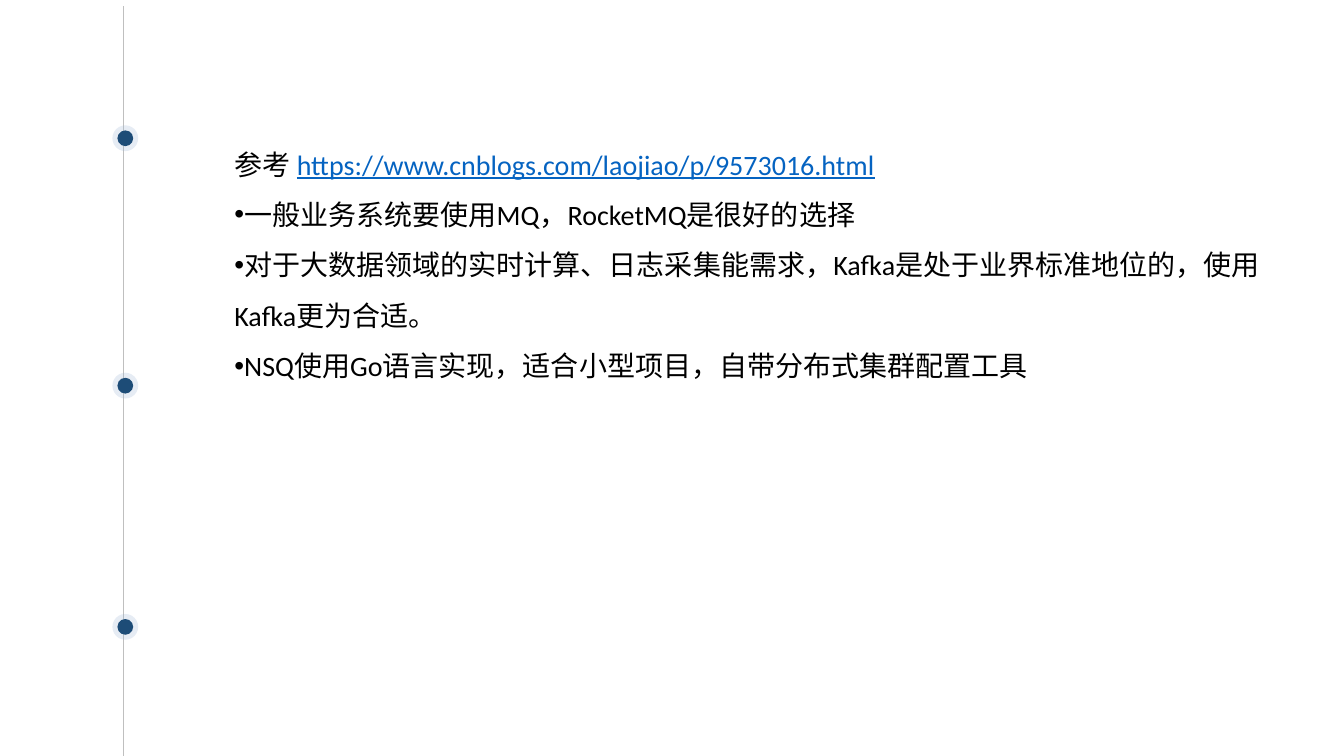
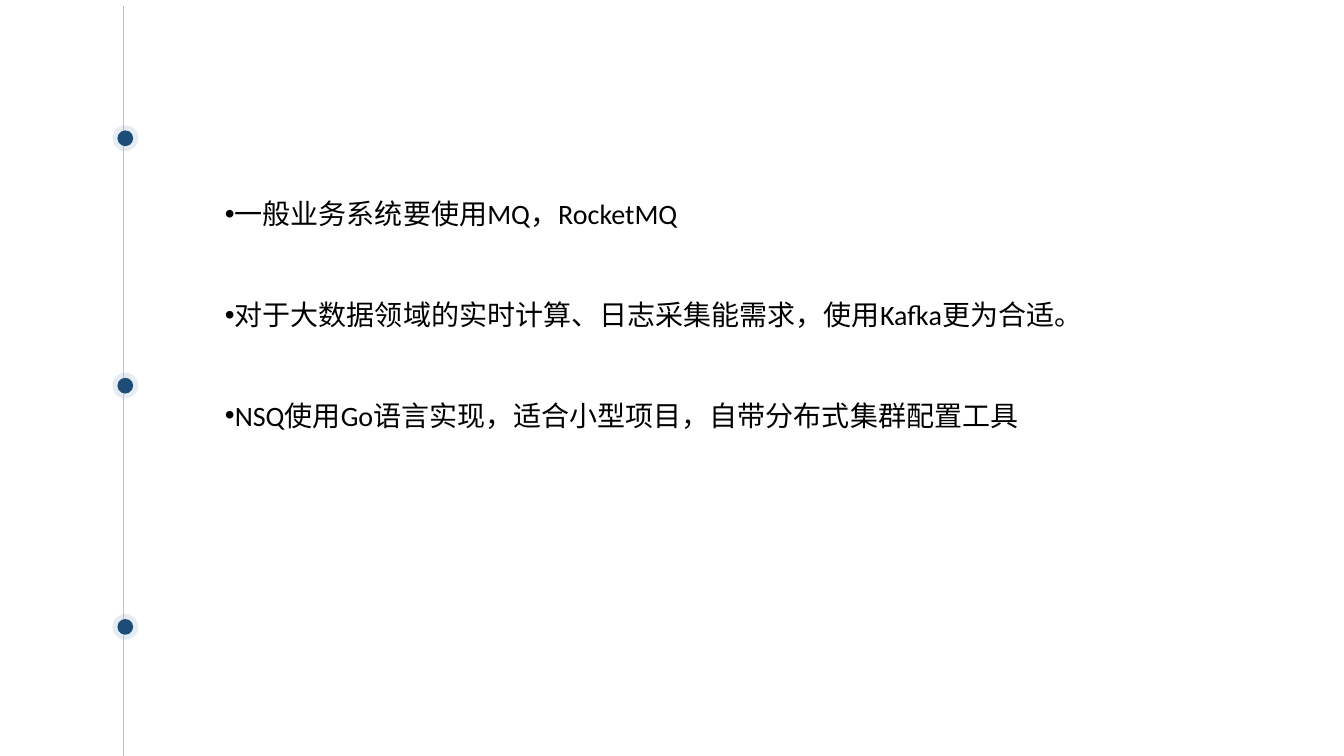
Before and after one commit to ACTSysGroup/Dev-Club, a slide deck: slide 6 of back-end/中间件/NSQ.pptx (slide 28 before the commit). Drawn at 1344x756 pixels with LibreOffice and Linux fonts; fonts in the diff are those of the drawing; background and template pictures are left out. Boxes give left, top, right and bottom in pixels: in the first picture for what was removed or moved away, otherwise in the second. Text is boxed around its words. In the diff, an @@ line names an element or a change of style, - is before the commit and + after.

```diff
--- a/back-end/中间件/NSQ.pptx
+++ b/back-end/中间件/NSQ.pptx
@@ text "一般业务系统要使用MQ，RocketMQ": place and size @@
-text "一般业务系统要使用MQ，RocketMQ" at [234,151,1260,380]
+text "一般业务系统要使用MQ，RocketMQ" at [235,200,1082,430]
@@ text at [235,200,1082,328]: text changed @@
-参考 https://www.cnblogs.com/laojiao/p/9573016.html
-• 一般业务系统要使用MQ，RocketMQ是很好的选择
-• 对于大数据领域的实时计算、日志采集能需求，Kafka是处于业界标准地位的，使用Kafka更为合适。
+• 一般业务系统要使用MQ，RocketMQ
+• 对于大数据领域的实时计算、日志采集能需求，使用Kafka更为合适。
```
Also in this commit, not shown: 3 other slides changed, 22 slides removed, 1 other file.
